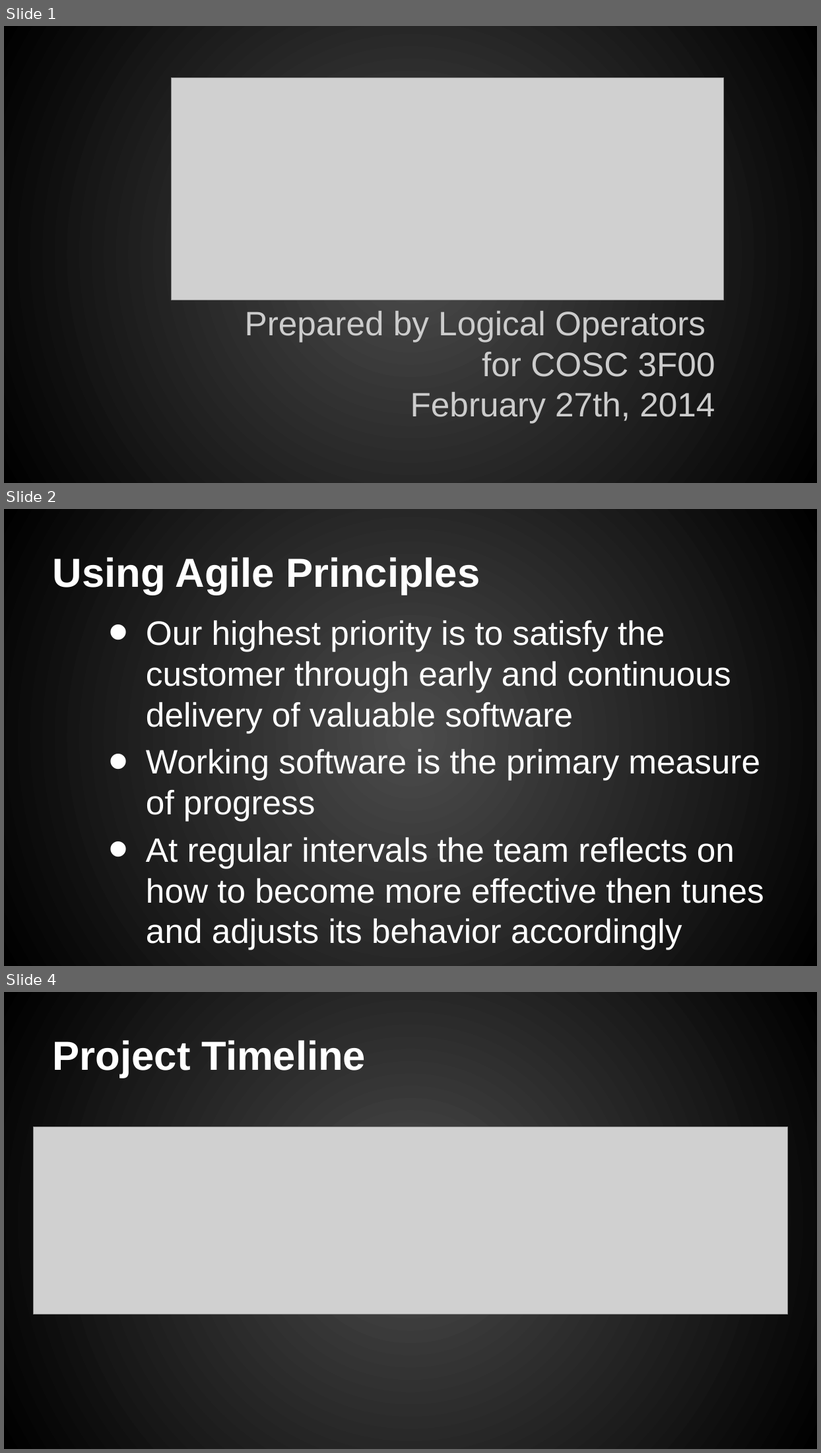
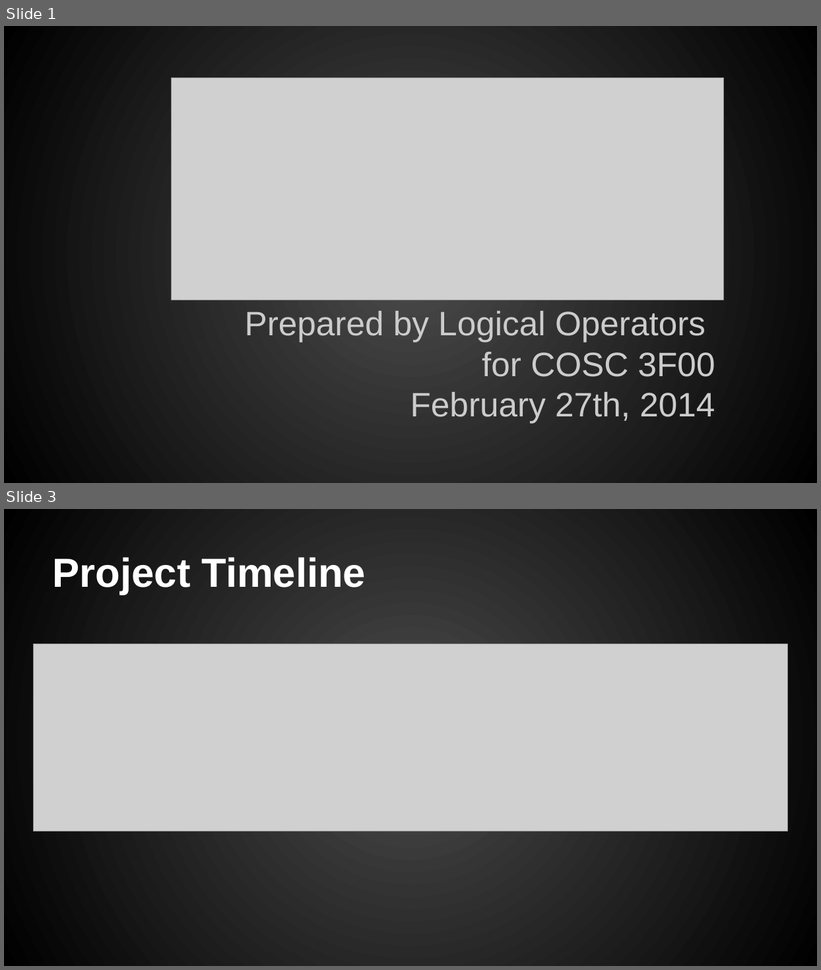
Before and after one commit to chriskdon/chinese-checkers, a slide deck: project-management/binder/iteration2/Curtis/Chinese Checkers - Iteration #2.pptx. Shown one above the other, each under a label of ours: slides 1, 2 and 4 before the commit, slides 1 and 3 after it; the slides between them are not shown. The pictures are 821x1453 and 821x970 pixels, drawn with LibreOffice and Linux fonts; fonts in the diff are those of the drawing; grey boxes stand for pictures; background and template pictures are left out. Boxes give left, top, right and bottom in pixels: in the first picture for what was removed or moved away, otherwise in the second. Text is boxed around its words. In the diff, an @@ line names an element or a change of style, - is before the commit and + after.

```diff
--- a/project-management/binder/iteration2/Curtis/Chinese Checkers - Iteration #2.pptx
+++ b/project-management/binder/iteration2/Curtis/Chinese Checkers - Iteration #2.pptx
@@ slide 2 removed at <box>4,509,817,966</box>, background gradient #4C4C4C to #000000 @@
@@ title removed at <box>53,557,480,595</box> @@
-Using Agile Principles
@@ text removed at <box>146,621,764,950</box> @@
-• Our highest priority is to satisfy the customer through early and continuous delivery of valuable software
-• Working software is the primary measure of progress
-• At regular intervals the team reflects on how to become more effective then tunes and adjusts its behavior accordingly
@@ what was slide 4 is now slide 3 @@
```
Also in this commit, not shown: 2 slides changed, 7 slides added, 5 other slides removed.
